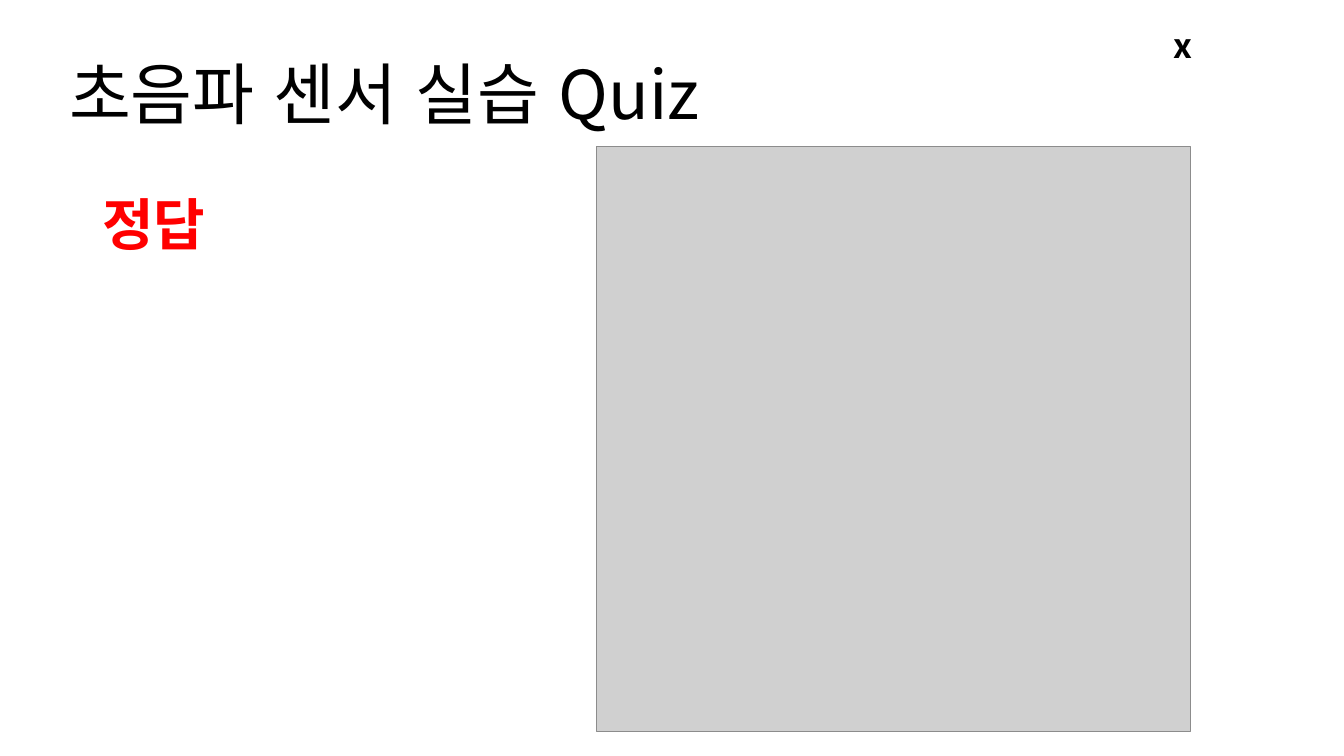
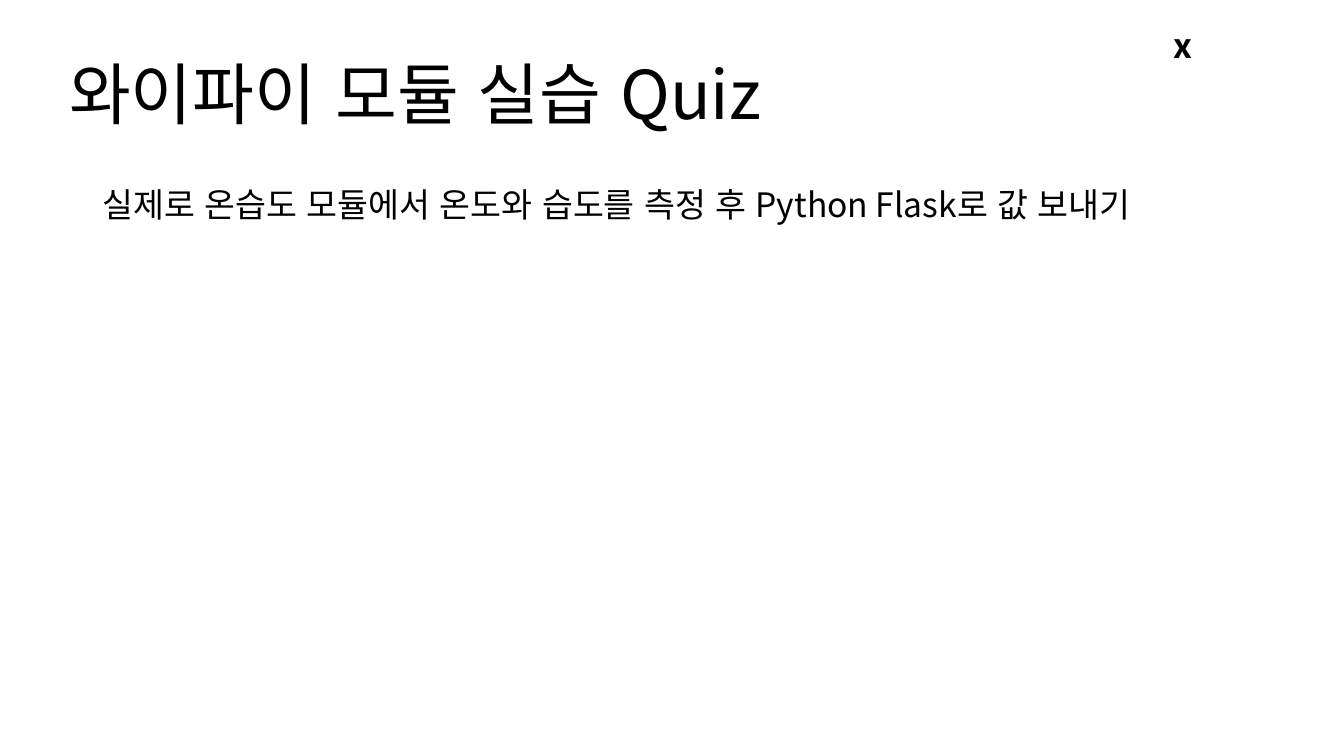
Before and after one commit to Leader-Lesson/KDT_RE_3rd, a slide deck: slide 56 of material/Arduino/05_태양광패널.pptx (slide 11 before the commit). Drawn at 1344x756 pixels with LibreOffice and Linux fonts; fonts in the diff are those of the drawing; grey boxes stand for pictures; background and template pictures are left out. Boxes give left, top, right and bottom in pixels: in the first picture for what was removed or moved away, otherwise in the second. Text is boxed around its words. In the diff, an @@ line names an element or a change of style, - is before the commit and + after.

```diff
--- a/material/Arduino/05_태양광패널.pptx
+++ b/material/Arduino/05_태양광패널.pptx
@@ title at <box>69,63,761,132</box>: text changed @@
-초음파 센서 실습 Quiz
+와이파이 모듈 실습 Quiz
@@ picture removed at <box>597,146,1191,732</box> @@
@@ text at <box>102,189,1131,225</box>: text changed; size 40 to 24 pt; text colour #FF0000 to #000000; bold off @@
-정답
+실제로 온습도 모듈에서 온도와 습도를 측정 후 Python Flask로 값 보내기
```
Also in this commit, not shown: 1 other slide changed, 48 slides added, 5 slides removed, 10 other files.
